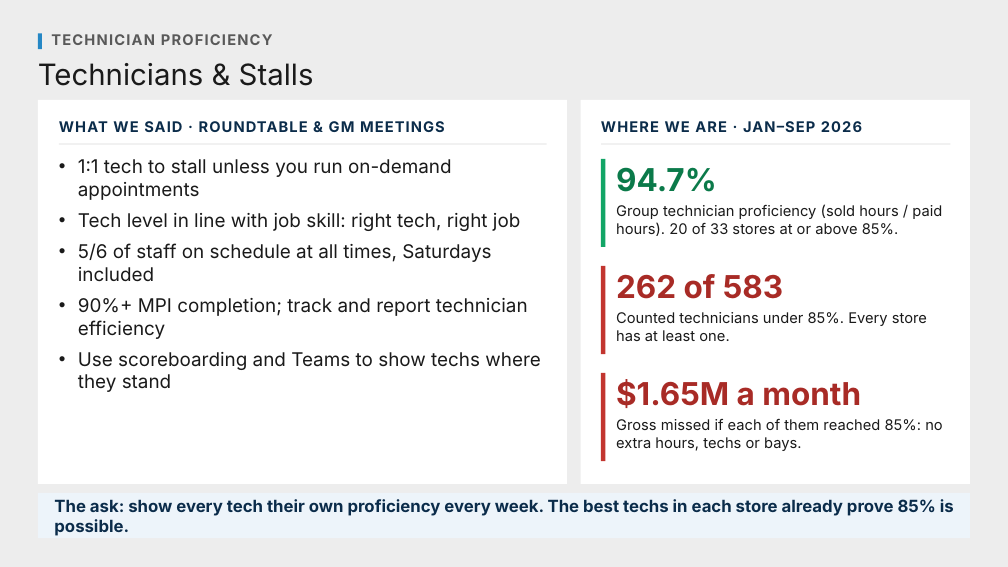
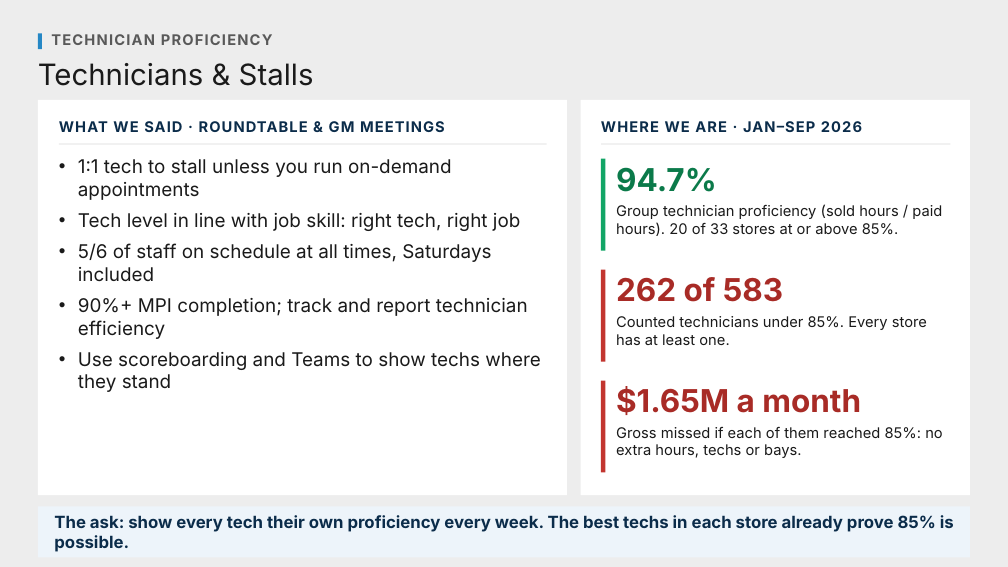
Before and after one commit to Ndresner/Noah, a slide deck: slide 137 of day2-deck/decks/Fixed Ops - Day 2 Example Test Deck.pptx (slide 133 before the commit). Drawn at 1008x567 pixels with LibreOffice and Linux fonts; fonts in the diff are those of the drawing. Boxes give left, top, right and bottom in pixels: in the first picture for what was removed or moved away, otherwise in the second. Text is boxed around its words. In the diff, an @@ line names an element or a change of style, - is before the commit and + after.

```diff
--- a/day2-deck/decks/Fixed Ops - Day 2 Example Test Deck.pptx
+++ b/day2-deck/decks/Fixed Ops - Day 2 Example Test Deck.pptx
@@ rectangle: place and size @@
-rectangle at (38,100,567,484)
+rectangle at (38,100,567,495)
@@ rectangle: place and size @@
-rectangle at (581,100,970,484)
+rectangle at (581,100,970,495)
@@ rectangle: place and size @@
-rectangle at (601,159,606,247)
+rectangle at (601,159,606,251)
@@ rectangle: place and size @@
-rectangle at (601,266,606,355)
+rectangle at (601,270,606,362)
@@ text "Counted technicians under 85%. Every ...": place and size @@
-text "Counted technicians under 85%. Every ..." at (616,312,927,341)
+text "Counted technicians under 85%. Every ..." at (616,316,927,345)
@@ rectangle: place and size @@
-rectangle at (601,373,606,461)
+rectangle at (601,380,606,473)
@@ text "$1.65M a month": place and size @@
-text "$1.65M a month" at (616,379,861,408)
+text "$1.65M a month" at (616,386,861,415)
@@ text "Gross missed if each of ...": place and size @@
-text "Gross missed if each of ..." at (616,419,943,451)
+text "Gross missed if each of ..." at (616,427,943,458)
@@ rectangle: place and size @@
-rectangle at (38,493,970,538)
+rectangle at (38,507,970,557)
@@ text "The ask: show every tech ...": place and size @@
-text "The ask: show every tech ..." at (54,499,954,536)
+text "The ask: show every tech ..." at (54,515,954,552)
```
Also in this commit, not shown: 144 other slides changed, 19 slides added, 14 slides removed, 4 other files.
